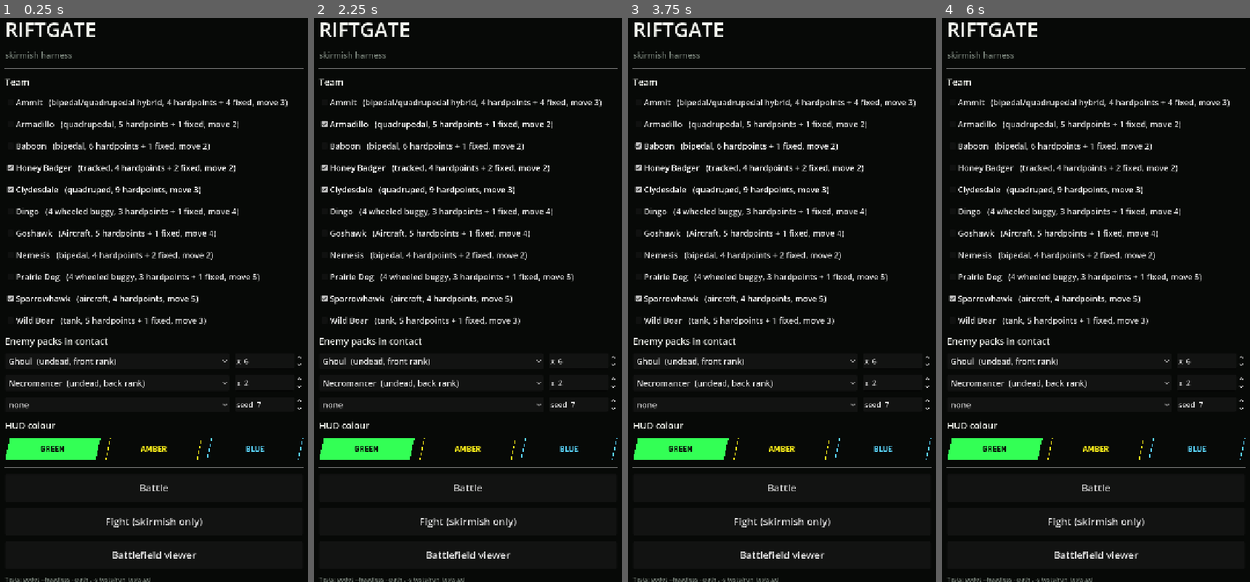
Above: before the commit, frames 1-4 (left to right).
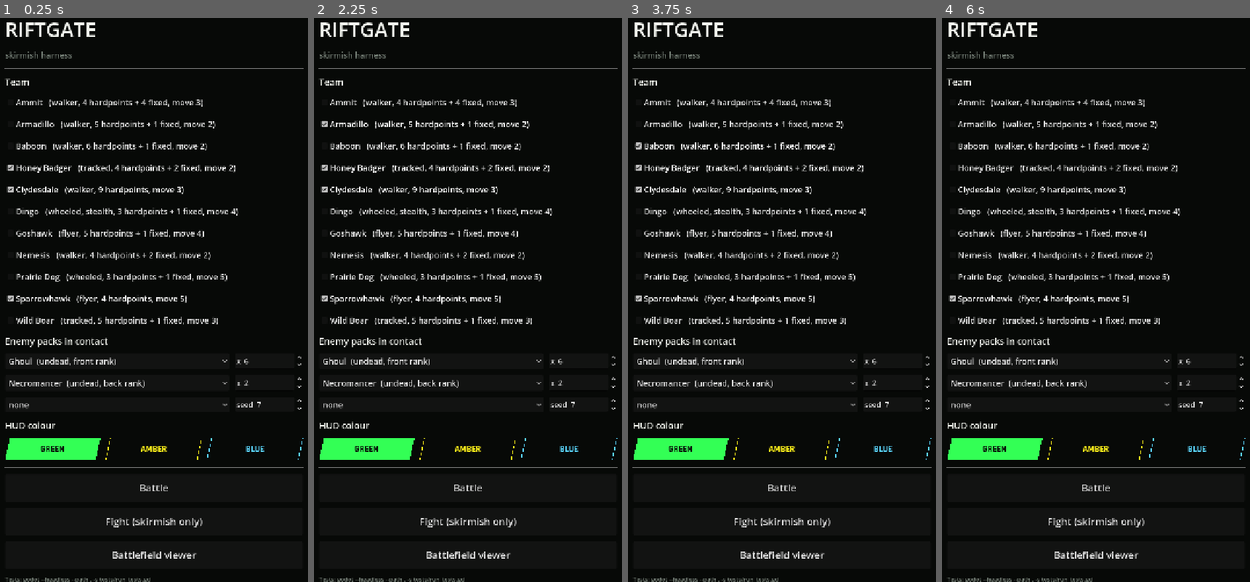
Above: after the commit, the same moments.

Repository: ryanjdmartin/riftgate
Game: Godot game, scene res://game/harness.tscn
Two runs of this game, one before a commit and one after it. Both use one fixed random seed, a clock stepped at 60 frames per second and the inputs below.
Inputs (mouse positions are in pixels of both pictures, inside the frame that each line leads up to):
- Up to frame 1 (0.25 s): no input
- Up to frame 2 (2.25 s): click (468, 102) at 0.5 s, where only the run before the commit has a clickable "Ammit (bipedal/quadrupedal hy…"; click (468, 102) at 1.25 s, where only the run after the commit has a clickable "Ammit (walker, 4 hardpoints +…"; click (468, 125) at 2 s, where only the run before the commit has a clickable "Armadillo (quadrupedal, 5 har…"
- Up to frame 3 (3.75 s): click (782, 125) at 2.75 s, where only the run after the commit has a clickable "Armadillo (walker, 5 hardpoin…"; click (782, 147) at 3.5 s, where only the run before the commit has a clickable "Baboon (bipedal, 6 hardpoints…"
- Up to frame 4 (6 s): click (1096, 147) at 4.25 s, where only the run after the commit has a clickable "Baboon (walker, 6 hardpoints …"; click "Honey Badger (tracked, 4 hard…" at 5 s; click (1096, 187) at 5.75 s, where only the run before the commit has a clickable "Clydesdale (quadruped, 9 hard…"

The runs differ from the first frame. In frame 1, 3.6% of the frame differs, in the area x 15-94%, y 14-55%; in frame 2, 3.6%; in frame 3, 3.6%; in frame 4, 3.6%.

Commit message:
The name plate lists the traits, not a silhouette (Ryan, 2 October: a silhouette word beside a turning model said nothing; the traits are rules the player needs)
The silhouette field leaves the chassis content; the codex subtitle reads maker, traits by their shown names, die; the hangar page's plates and Models tab and the harness's team list show traits; foeforge's retired mech prompt drops the word. Wheeled lands in the vocabulary, planned, on the Prairie Dog and the Dingo, so no plate is empty. A test pins the plate with synthetic traits. Footfalls by way of moving and leg count in the bible's sound rows. Tests: 287, 3,653 checks, green on Godot 4.7.2.

Co-Authored-By: Claude Opus 5.5 <noreply@anthropic.com>
Claude-Session: https://claude.ai/code/session_01PpYCGnLSNSvNa5RQRvB1mf

Diff:
--- a/content/chassis.json
+++ b/content/chassis.json
@@ -9,7 +9,7 @@
   ],
   "entries": [
     {
-      "id": "badger", "name": "Honey Badger", "designation": "EX-45XLE Combat Miner", "maker": "minerva", "silhouette": "tracked",
+      "id": "badger", "name": "Honey Badger", "designation": "EX-45XLE Combat Miner", "maker": "minerva",
       "design": { "fantasy": "A repurposed mining vehicle, designed to take severe punishment and keep on working. Refu …(339 unchanged characters)…
       "codex": "The Minerva EX-45L (colloquially nicknamed the \"Badger\") was popular a mining mech widely praised for …(550 unchanged characters)…
       "hull": 160, "shield": 30, "movespeed": 2, "heat_max": 80, "hardpoints": 4,
@@ -29,7 +29,7 @@
       "flavour": "Hey Russ, ain't that yer Badger over there, covered in demon innards? I thought they retired the ol' girl!"
     },
     {
-      "id": "clydesdale", "name": "Clydesdale", "designation": "Pattern 1 Combat Walker", "maker": "wainwright_sutler", "silhouette": "quadruped",
+      "id": "clydesdale", "name": "Clydesdale", "designation": "Pattern 1 Combat Walker", "maker": "wainwright_sutler",
       "design": { "fantasy": "A massive, boxy, heavily armoured, and utilitarian quadruped walker, designed to fill wha …(945 unchanged characters)…
       "codex": "Surprisingly, or perhaps not, the ever-pragmatic Wainwright & Sutler were the first surviving manufactu …(544 unchanged characters)…
       "hull": 140, "shield": 40, "movespeed": 3, "heat_max": 60, "hardpoints": 9,
@@ -47,7 +47,7 @@
       "flavour": "Pilot manual footnotes: Most of the Clydesdale controls are just for show. The only ones you really need are accelerate and alpha strike."
     },
     {
-      "id": "sparrowhawk", "name": "Sparrowhawk", "designation": "K-7 Mk III Interceptor", "maker": "kestrel", "silhouette": "aircraft",
+      "id": "sparrowhawk", "name": "Sparrowhawk", "designation": "K-7 Mk III Interceptor", "maker": "kestrel",
       "design": { "fantasy": "A priority-target interceptor. Designed for speed and firepower and not much else, taking …(367 unchanged characters)…
       "codex": "Shortly into the invasion, it was determined that the masses of zombies, demons, and otherwordly things …(624 unchanged characters)…
       "hull": 60, "shield": 60, "movespeed": 5, "heat_max": 60, "hardpoints": 4,
@@ -66,7 +66,7 @@
       "flavour": "There's lighting a fire under your ass, and then there's piloting a Sparrowhawk. I suggest a cold plunge before you strap in."
     },
     {
-      "id": "baboon", "name": "Baboon", "designation": "Perihelion Flight 7 Support Frame", "maker": "aphelion", "silhouette": "bipedal",
+      "id": "baboon", "name": "Baboon", "designation": "Perihelion Flight 7 Support Frame", "maker": "aphelion",
       "design": { "fantasy": "A long-armed, stubby-legged plantigrade walker with a high tech suite of weapons and equi …(1239 unchanged characters)…
       "codex": "Looking like a cross between an orangutan and a troll, what the Baboon lacks in speed or endurance it m …(555 unchanged characters)…
       "hull": 100, "shield": 40, "movespeed": 2, "heat_max": 80, "hardpoints": 6,
@@ -84,7 +84,7 @@
       "flavour": ""
     },
     {
-      "id": "armadillo", "name": "Armadillo", "designation": "HW-22T Heavy Weapons Carrier", "maker": "minerva", "silhouette": "quadrupedal",
+      "id": "armadillo", "name": "Armadillo", "designation": "HW-22T Heavy Weapons Carrier", "maker": "minerva",
       "design": { "fantasy": "A squat, heavily armoured walker with short, thick legs, its back bristling with weaponry …(970 unchanged characters)…
       "codex": "",
       "hull": 150, "shield": 30, "movespeed": 2, "heat_max": 60, "hardpoints": 5,
@@ -102,7 +102,7 @@
       "flavour": ""
     },
     {
-      "id": "wild_boar", "name": "Wild Boar", "designation": "AB-70R Assault Breacher", "maker": "minerva", "silhouette": "tank",
+      "id": "wild_boar", "name": "Wild Boar", "designation": "AB-70R Assault Breacher", "maker": "minerva",
       "design": { "fantasy": "An unstoppable assault tank, complete with front rams and plows, designed for breaching r …(746 unchanged characters)…
       "codex": "",
       "hull": 130, "shield": 30, "movespeed": 3, "heat_max": 60, "hardpoints": 5,
@@ -120,12 +120,12 @@
       "flavour": ""
     },
     {
-      "id": "prairie_dog", "name": "Prairie Dog", "designation": "Pattern 9 Scout Car", "maker": "wainwright_sutler", "silhouette": "4 wheeled buggy",
+      "id": "prairie_dog", "name": "Prairie Dog", "designation": "Pattern 9 Scout Car", "maker": "wainwright_sutler",
       "design": { "fantasy": "A fast, agile, and lightly armoured skirmisher, able to skim in and out of fights with ea …(694 unchanged characters)…
       "codex": "",
       "hull": 60, "shield": 40, "movespeed": 5, "heat_max": 60, "hardpoints": 3,
       "armour": 0, "recharge_field": 30, "cooling": 5,
-      "traits": [],
+      "traits": ["wheeled"],
       "fixed": ["flakshot_repeater"],
       "loadout": ["twin_autoguns", "incendiary_shells", "flak_skirt"],
       "passive": {
@@ -138,12 +138,12 @@
       "flavour": ""
     },
     {
-      "id": "dingo", "name": "Dingo", "designation": "Pattern 12 Support Car", "maker": "wainwright_sutler", "silhouette": "4 wheeled buggy",
+      "id": "dingo", "name": "Dingo", "designation": "Pattern 12 Support Car", "maker": "wainwright_sutler",
       "design": { "fantasy": "A small, nimble, lightly armoured vehicle designed to support heavy armour in combat. Abl …(1069 unchanged characters)…
       "codex": "",
       "hull": 60, "shield": 40, "movespeed": 4, "heat_max": 60, "hardpoints": 3,
       "armour": 0, "recharge_field": 25, "cooling": 5,
-      "traits": ["stealth"],
+      "traits": ["wheeled", "stealth"],
       "fixed": ["megataser_harpoon"],
       "loadout": ["twin_autoguns", "pocket_mortar", "coolant_dump"],
       "passive": {
@@ -156,7 +156,7 @@
       "flavour": ""
     },
     {
-      "id": "goshawk", "name": "Goshawk", "designation": "K-9 Mk II Attack Airframe", "maker": "kestrel", "silhouette": "Aircraft",
+      "id": "goshawk", "name": "Goshawk", "designation": "K-9 Mk II Attack Airframe", "maker": "kestrel",
       "design": { "fantasy": "The larger cousin of the Sparrowhawk, trades explosiveness for longevity. Wide downturned …(1034 unchanged characters)…
       "codex": "",
       "hull": 100, "shield": 50, "movespeed": 4, "heat_max": 100, "hardpoints": 5,
@@ -174,7 +174,7 @@
       "flavour": ""
     },
     {
-      "id": "nemesis", "name": "Nemesis", "designation": "Arsenal Instrument IV", "maker": "arsenal", "silhouette": "bipedal",
+      "id": "nemesis", "name": "Nemesis", "designation": "Arsenal Instrument IV", "maker": "arsenal",
       "design": { "fantasy": "A hulking, neckless, spiked brute. Thick arms made for pummeling. A glowing firey core in …(672 unchanged characters)…
       "codex": "",
       "hull": 140, "shield": 20, "movespeed": 2, "heat_max": 100, "hardpoints": 4,
@@ -193,7 +193,7 @@
       "flavour": ""
     },
     {
-      "id": "ammit", "name": "Ammit", "designation": "Arsenal Instrument VII", "maker": "arsenal", "silhouette": "bipedal/quadrupedal hybrid",
+      "id": "ammit", "name": "Ammit", "designation": "Arsenal Instrument VII", "maker": "arsenal",
       "design": { "fantasy": "A sinister digitigrade figure, with 4 clawed arms, the middle set which can be used as an …(782 unchanged characters)…
       "codex": "",
       "hull": 120, "shield": 40, "movespeed": 3, "heat_max": 80, "hardpoints": 4,
--- a/content/vocabulary.json
+++ b/content/vocabulary.json
@@ -82,6 +82,7 @@
     {"id": "hover", "category": "trait", "name": "Hover", "codex": "Crosses water.", "status": "implemented", "design": {"holes": ""}},
     {"id": "walker", "category": "trait", "name": "Walker", "codex": "Rough and ruins cost 1.", "status": "implemented", "design": {"holes": ""}},
     {"id": "tracked", "category": "trait", "name": "Tracked", "codex": "No effect yet.", "status": "planned", "design": {"holes": "Intended: faster on roads; its prices come with movement in tens (bible section 4). Was tank until 2 October (Ryan)."}},
+    {"id": "wheeled", "category": "trait", "name": "Wheeled", "codex": "No effect yet.", "status": "planned", "design": {"holes": "The cars (Ryan, 2 October: the Prairie Dog and the Dingo): faster on roads, slow in rough ground and water; its prices come with movement in tens (bible section 4)."}},
     {"id": "stealth", "category": "trait", "name": "Stealth", "codex": "A pack's zone never pulls it in on its own. Joi …(398 unchanged characters)…
     {"id": "defense", "category": "trait", "name": "City defense", "codex": "A static player-side unit. Packs path toward it, and it joins any skirmish it is adjacent to.", "status": "implemented", "design": {"holes": "Defenses have no die. They cannot act inside a skirmish yet."}},
     {"id": "on_attack", "category": "trigger", "name": "On attack", "codex": "Passive trigger. Fires after the damage r …(245 unchanged characters)…
--- a/game/harness.gd
+++ b/game/harness.gd
@@ -59,7 +59,7 @@
 		var c: Dictionary = db.chassis[id]
 		var cb := CheckBox.new()
 		var fixed_n: int = c.get("fixed", []).size()
-		cb.text = "%s   (%s, %d hardpoints%s, move %d)" % [c["name"], c.get("silhouette", ""), int(c["hardpoints"]), " + %d fixed" % fixed_n if fixed_n > 0 else "", int(c["movespeed"])]
+		cb.text = "%s   (%s, %d hardpoints%s, move %d)" % [c["name"], ", ".join(c.get("traits", [])), int(c["hardpoints"]), " + %d fixed" % fixed_n if fixed_n > 0 else "", int(c["movespeed"])]
 		cb.add_theme_font_size_override("font_size", 18)
 		cb.button_pressed = id in db.default_team()
 		col.add_child(cb)
--- a/game/ui/codex_box.gd
+++ b/game/ui/codex_box.gd
@@ -78,7 +78,7 @@
 	head.add_theme_constant_override("separation", 4)
 	top.add_child(head)
 	# Name plate: the maker's designation as a stamped tag, the nickname big in quotes, then
-	# maker and silhouette as the subtitle. Like a spec plate on the hull.
+	# maker, traits and die as the subtitle. Like a spec plate on the hull.
 	_designation = HudButton.new("")
 	_designation.filled = true
 	_designation.mono = true
--- a/sim/content_db.gd
+++ b/sim/content_db.gd
@@ -233,6 +233,20 @@
 
 ## Codex text for a mech: chassis codex, maker, numbers, faces (for a visual list), passive,
 ## and flavour.
+## The name plate's subtitle, part by part: the maker, the chassis's traits by their shown
+## names (Ryan, 2 October: the traits are rules the player needs, a silhouette word beside a
+## turning model was not), and the die. A chassis with no trait shows no traits part.
+func _plate_parts(c: Dictionary, maker: Dictionary, u: Unit) -> Array[String]:
+	var parts: Array[String] = [str(maker.get("name", "")).to_upper()]
+	var names: Array[String] = []
+	for t in c.get("traits", []):
+		names.append(str(vocabulary.get(str(t), {}).get("name", str(t))).to_upper())
+	if not names.is_empty():
+		parts.append(", ".join(names))
+	parts.append("D%d" % (u.die.size() if u.die != null else 0))
+	return parts
+
+
 func codex_for_unit(u: Unit) -> Dictionary:
 	var c: Dictionary = chassis.get(u.chassis_id, {})
 	var maker: Dictionary = makers.get(str(c.get("maker", "")), {})
@@ -274,7 +288,7 @@
 	var passive := "\n".join(lines)
 	return {
 		"title": u.display_name,
-		"subtitle": "%s // %s // D%d" % [str(maker.get("name", "")).to_upper(), str(c.get("silhouette", "")).to_upper(), u.die.size() if u.die != null else 0],
+		"subtitle": " // ".join(_plate_parts(c, maker, u)),
 		"designation": str(c.get("designation", "")),   # the maker's long name; the title is the nickname
 		"body": str(c.get("codex", "")),   # never fantasy: that field is design notes and homages
 		"stats": stats,
--- a/tests/test_content.gd
+++ b/tests/test_content.gd
@@ -715,3 +715,24 @@
 		if e.begins_with("component lance") and e.contains("missing shape"):
 			hit = true
 	assert_true(hit, "and a component without one")
+
+
+# The name plate shows the traits, not a silhouette word (Ryan, 2 October): maker, then
+# every trait by its shown name, then the die. Synthetic traits and a synthetic chassis, so
+# no entry's content is asserted on.
+func test_the_codex_plate_lists_the_traits() -> void:
+	var db := ContentDB.new()
+	db.load_dir(ContentDB.DIR)
+	db.vocabulary["test_skids"] = {"id": "test_skids", "category": "trait", "name": "Skids"}
+	db.vocabulary["test_quiet"] = {"id": "test_quiet", "category": "trait", "name": "Quiet"}
+	var c: Dictionary = db.chassis["clydesdale"].duplicate(true)
+	c["traits"] = ["test_skids", "test_quiet"]
+	db.chassis["plated"] = c
+	var u := db.make_mech("plated")
+	var maker := str(db.makers[c["maker"]]["name"]).to_upper()
+	assert_eq(str(db.codex_for_unit(u)["subtitle"]), "%s // SKIDS, QUIET // D%d" % [maker, u.die.size()], "maker, the traits by name, the die")
+	c["traits"] = []
+	db.chassis["bare"] = c
+	assert_eq(str(db.codex_for_unit(db.make_mech("bare"))["subtitle"]), "%s // D%d" % [maker, u.die.size()], "no traits, no traits part")
+	for e in db.validate():
+		assert_false(e.contains("silhouette"), "no chassis needs a silhouette: %s" % e)
Not shown, changed: docs/status.md
Not shown, changed: docs/todo.md
Not shown, changed: docs/vocabulary.md
